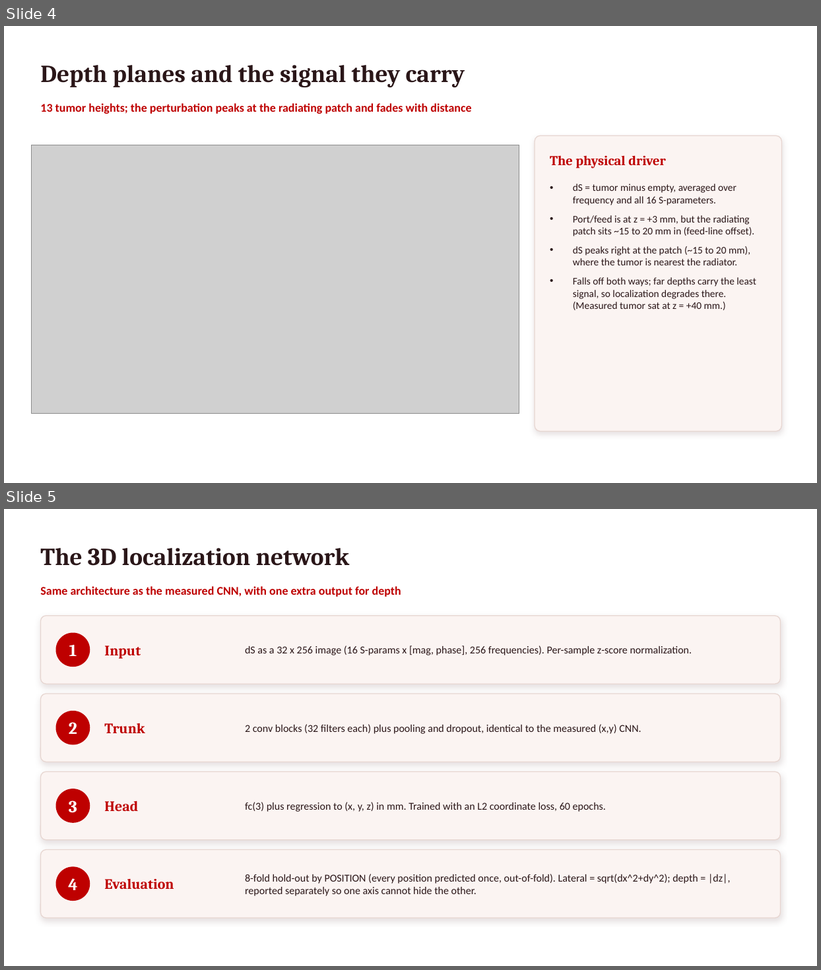
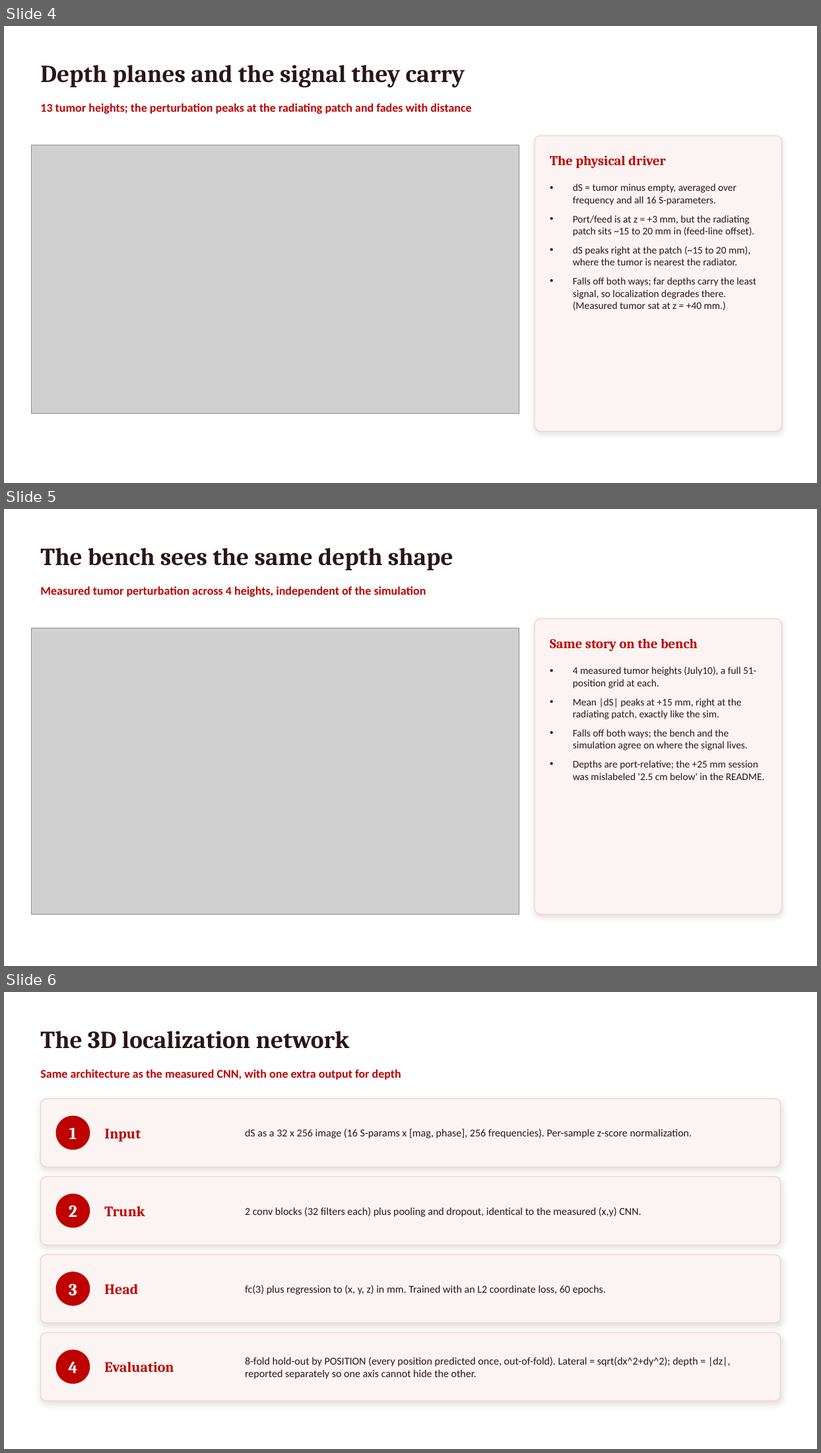
Before and after one commit to pmart1534/microwave-phantom-localization-cnn-mlp, a slide deck: regression_deck/Deck2_Simulated_Regression.pptx. Shown one above the other, each under a label of ours: slides 4 and 5 before the commit, slides 4, 5 and 6 after it. The pictures are 821x970 and 821x1453 pixels, drawn with LibreOffice and Linux fonts; fonts in the diff are those of the drawing; grey boxes stand for pictures. Boxes give left, top, right and bottom in pixels: in the first picture for what was removed or moved away, otherwise in the second. Text is boxed around its words. In the diff, an @@ line names an element or a change of style, - is before the commit and + after.

```diff
--- a/regression_deck/Deck2_Simulated_Regression.pptx
+++ b/regression_deck/Deck2_Simulated_Regression.pptx
@@ slide 5 added at <box>4,509,817,966</box>, background #FFFFFF @@
@@ text added at <box>40,548,453,570</box>, 29 pt, text #2A1618, bold @@
+The bench sees the same depth shape
@@ text added at <box>40,586,426,597</box>, 14 pt, text #BE0000, bold @@
+Measured tumor perturbation across 4 heights, independent of the simulation
@@ rounded rectangle added at <box>535,619,781,915</box>, fill #FBF4F2, outline #E7D6D1 1 pt @@
@@ picture added at <box>32,628,519,915</box> @@
@@ text added at <box>550,638,698,652</box>, 16 pt, text #BE0000, bold @@
+Same story on the bench
@@ text added at <box>573,667,765,780</box>, 12 pt, text #2A1618 @@
+• 4 measured tumor heights (July10), a full 51-position grid at each.
+• Mean |dS| peaks at +15 mm, right at the radiating patch, exactly like the sim.
+• Falls off both ways; the bench and the simulation agree on where the signal lives.
+• Depths are port-relative; the +25 mm session was mislabeled '2.5 cm below' in the README.
@@ what was slide 5 is now slide 6 @@
```
Also in this commit, not shown: 4 other files.
